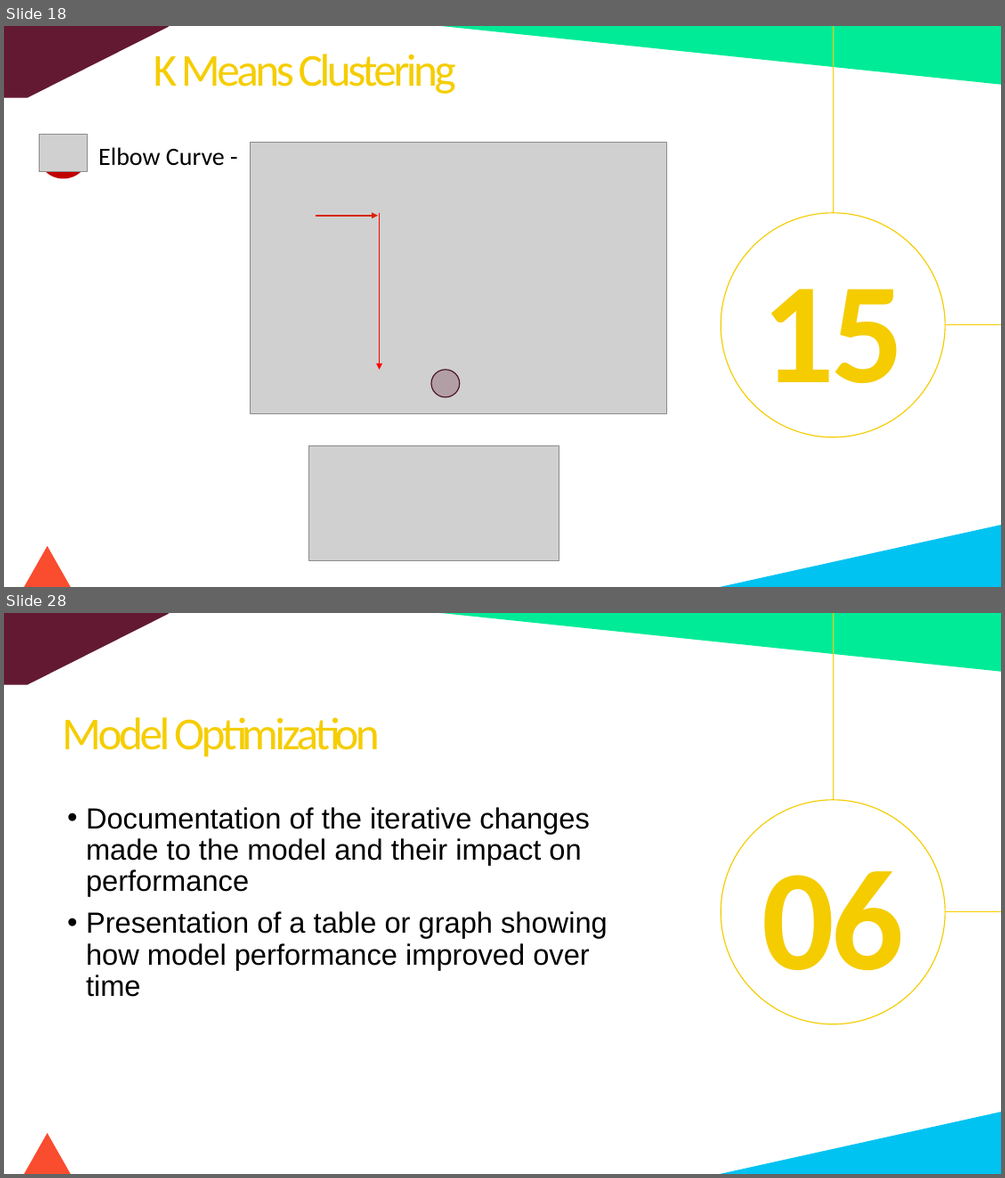
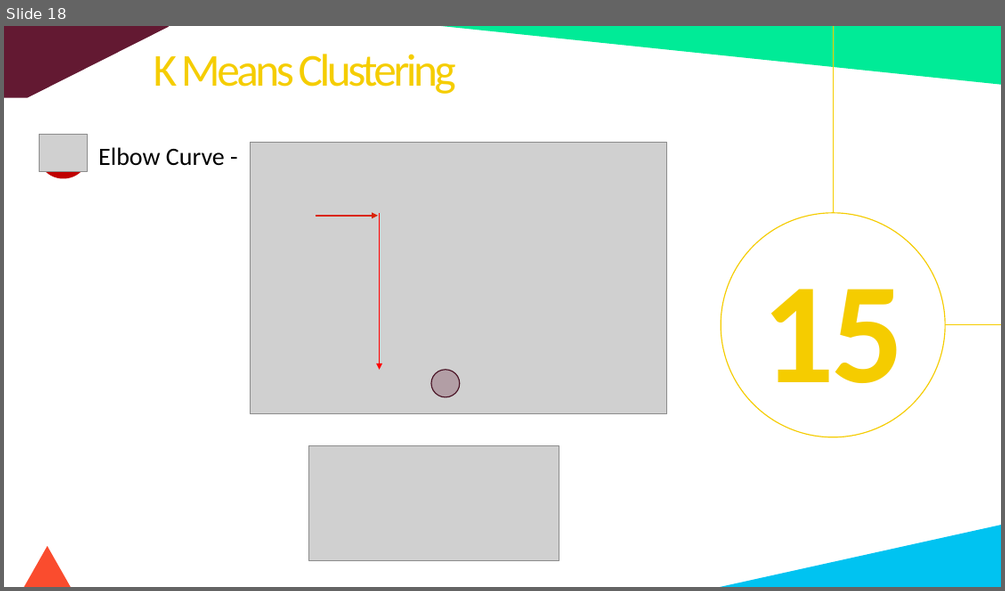
Before and after one commit to fbrowther/Detecting-Fraudulent-Credit-Card-Transactions-Using-Machine-Learning, a slide deck: CreditCardTransactions-Project4Group4.pptx. Shown one above the other, each under a label of ours: slides 18 and 28 before the commit, slide 18 after it; the slides between them are not shown. The pictures are 1005x1178 and 1005x591 pixels, drawn with LibreOffice and Linux fonts; fonts in the diff are those of the drawing; grey boxes stand for pictures. Boxes give left, top, right and bottom in pixels: in the first picture for what was removed or moved away, otherwise in the second. Text is boxed around its words. In the diff, an @@ line names an element or a change of style, - is before the commit and + after.

```diff
--- a/CreditCardTransactions-Project4Group4.pptx
+++ b/CreditCardTransactions-Project4Group4.pptx
@@ slide 28 removed at box(4, 613, 1001, 1174), background #FFFFFF @@
@@ pentagon arrow removed at box(4, 613, 169, 685) @@
@@ right triangle removed at box(441, 613, 1001, 672) @@
@@ line removed from (833, 613) to (833, 800) @@
@@ text removed at box(62, 717, 380, 757) @@
-Model Optimization
@@ text removed at box(86, 807, 607, 997) @@
-• Documentation of the iterative changes made to the model and their impact on performance
-• Presentation of a table or graph showing how model performance improved over time
@@ ellipse removed at box(721, 800, 946, 1024) @@
@@ text removed at box(761, 871, 904, 1002) @@
-06
@@ line removed from (1001, 911) to (946, 911) @@
@@ right triangle removed at box(720, 1111, 1001, 1174) @@
@@ diamond removed at box(4, 1133, 162, 1174) @@
```
Also in this commit, not shown: 5 slides changed, 1 slide added, 7 other slides removed, 2 other files.
